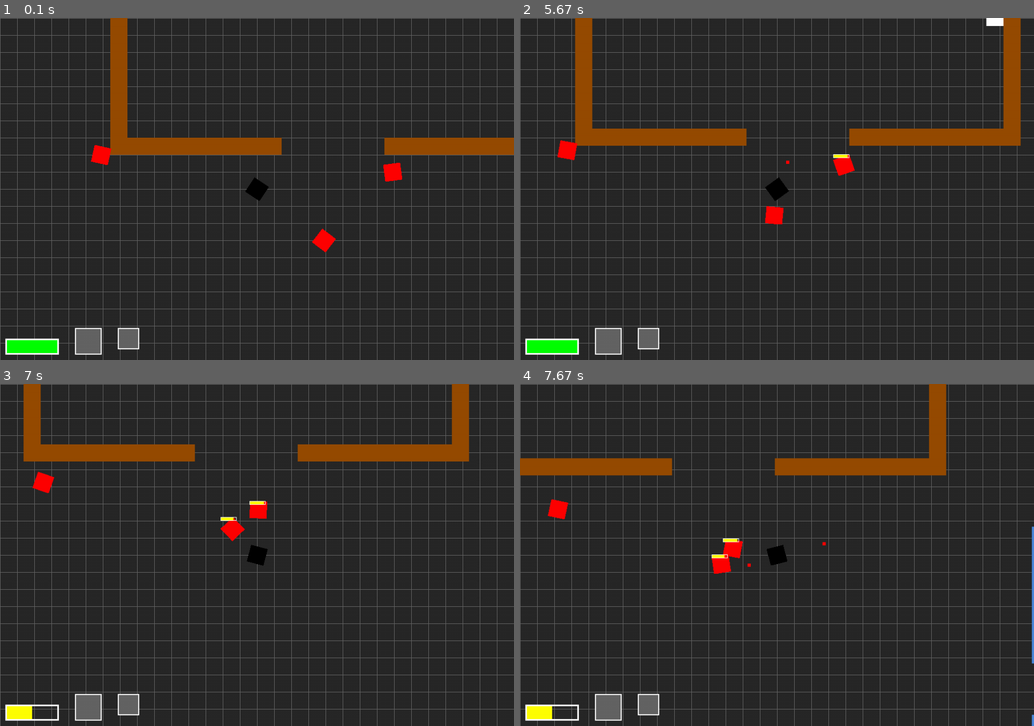
Above: before the commit, frames 1-4 (two rows, left to right).
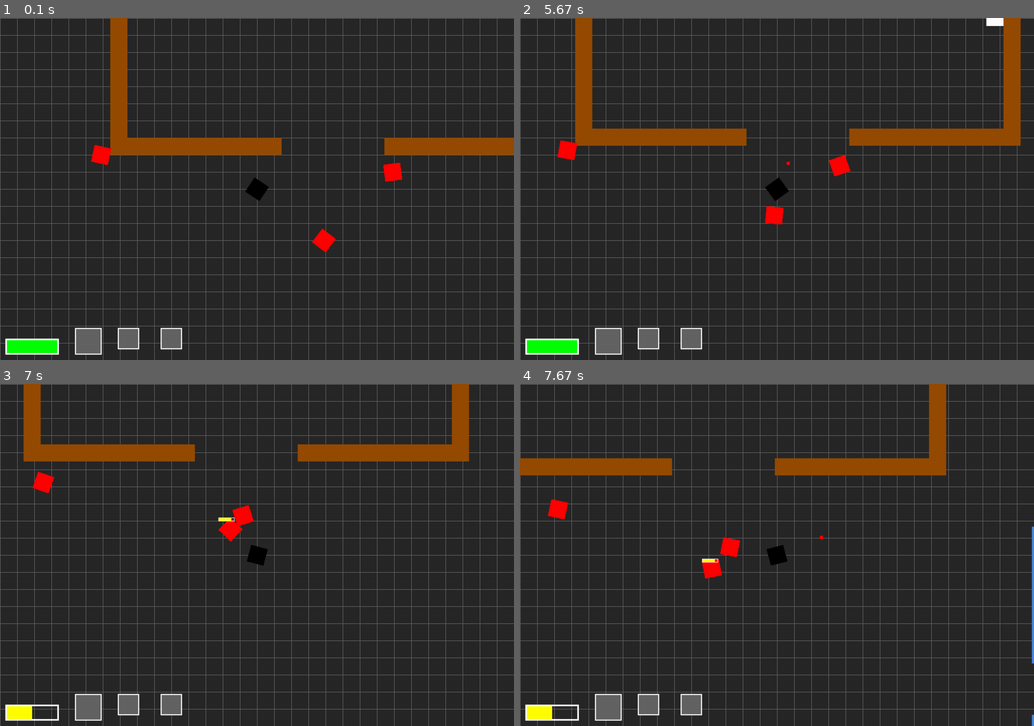
Above: after the commit, the same moments.

Repository: kangshwan/coop_pygame
Game: pygame game, started from main.py
The game is run twice, just before and just after one commit, with the same random seed, the same clock (stepped at 60 frames per second) and the same inputs.
Inputs (mouse positions are in pixels of both pictures, inside the frame that each line leads up to):
- Up to frame 1 (0.1 s): no input
- Up to frame 2 (5.67 s): hold 3 0.33-0.8 s; hold D 0.33-0.8 s; move the mouse to (756, 202) at 0.37 s; press the mouse at (617, 137) at 0.87 s; move the mouse to (617, 202) at 0.97 s; release the mouse at (617, 267) at 1.1 s; hold 2 1.17-1.63 s; hold D 1.17-1.63 s; click (854, 69) at 1.25 s; hold D 1.67-2.13 s; click (643, 62) at 1.75 s; hold W 2.17-2.47 s; click (591, 178) at 2.25 s; hold D 2.5-2.97 s; click (777, 230) at 2.58 s; hold A 3-3.53 s; click (910, 243) at 3.08 s; hold S 3.57-3.87 s; click (879, 161) at 3.65 s; hold A 3.9-4.3 s; click (581, 113) at 3.98 s; hold W 4.33-4.7 s; click (607, 223) at 4.42 s; hold D 4.73-5.37 s; click (956, 257) at 4.82 s; hold S from 5.4 s (still down); click (890, 103) at 5.48 s
- Up to frame 3 (7 s): release S at 5.77 s; hold A 5.8-6.27 s; click (113, 592) at 5.88 s; move the mouse to (97, 503) at 6.3 s; press the mouse at (97, 503) at 6.33 s; move the mouse to (118, 513) at 6.43 s; release the mouse at (143, 527) at 6.57 s; hold D from 6.63 s (still down); click (395, 589) at 6.72 s
- Up to frame 4 (7.67 s): release D at 7.1 s; hold W 7.13-7.43 s; click (884, 510) at 7.22 s; tap 3 at 7.28 s; hold D from 7.47 s (still down); click (674, 582) at 7.55 s

The runs differ from the first frame. In frame 1, 0.3% of the frame differs, in the area x 31-36%, y 90-97%; in frame 2, 0.4%; in frame 3, 0.7%, in the area x 31-52%, y 34-97%; in frame 4, 0.7%.

Commit message:
added sniper weapon

Diff:
--- a/main.py
+++ b/main.py
@@ -128,10 +128,16 @@
             self.player.pos += vec(ENEMY_KNOCKBACK, 0).rotate(-hits[0].rot)
 
         # bullet hit the mob
-        hits = pg.sprite.groupcollide(self.enemys, self.bullets, False, True)
-        for hit in hits:
-            hit.health -= WEAPONS[self.player.weapon]['damage'] * len(hits[hit])
-            hit.vel = vec(0, 0)
+        if self.player.gun_select == 2:
+            hits = pg.sprite.groupcollide(self.enemys, self.bullets, False, False)
+            for hit in hits:
+                hit.health -= WEAPONS[self.player.weapon]['damage']
+                hit.vel = vec(0, 0)
+        else:
+            hits = pg.sprite.groupcollide(self.enemys, self.bullets, False, True)
+            for hit in hits:
+                hit.health -= WEAPONS[self.player.weapon]['damage'] * len(hits[hit])
+                hit.vel = vec(0, 0)
 
         # explosion hit the player
         hits = pg.sprite.pygame.sprite.spritecollide(self.player, self.explode, False, collide_hit_rect)
--- a/setting.py
+++ b/setting.py
@@ -63,7 +63,7 @@
 WEAPONS['sniper'] = {'bullet_speed': 500,
                      'bullet_lifetime': 1000,
                      'rate': 1500,
-                     'damage': 40,
+                     'damage': 13,
                      'spread': 0,
                      'bullet_size': (3,3),
                      'bullet_count': 1}
--- a/sprites.py
+++ b/sprites.py
@@ -59,7 +59,7 @@
         self.acc = vec(0,0)
         self.rot = 0
         self.last_shot = 0
-        self.gun_status = [[True,1], [False, 0]]
+        self.gun_status = [[True,1], [False, 0],[False, 0]]
         self.gun_select = 0
         self.last_grenade = 0
         #0 is pistol 1 is shotgun
@@ -84,9 +84,11 @@
             self.weapon = 'pistol'
             # 총기를 잘 집었는지 출력
         if keys[pg.K_2]:
-            self.gun=[False,True]
             self.gun_select = 1
             self.weapon = 'shotgun'
+        if keys[pg.K_3]:
+            self.gun_select = 2
+            self.weapon = 'sniper'
         if keys[pg.K_a]:
             self.acc.x = -PLAYER_ACC
         if keys[pg.K_d]:
@@ -102,7 +104,10 @@
                 if self.gun_status[0][0] == True:
                     self.shoot(self.gun_select)
             elif self.gun_select == 1:
-                if self.gun_status[1][0] == True:
+                if self.gun_status[self.gun_select][0] == True:
+                    self.shoot(self.gun_select)
+            elif self.gun_select == 2:
+                if self.gun_status[self.gun_select][0] == True:
                     self.shoot(self.gun_select)
 
         if key[2]:
@@ -196,7 +201,8 @@
             print('collide!')
             self.max_speed = 10
             self.last_speed = pg.time.get_ticks()
-            self.gun_status[1] = [True, 120]
+            self.gun_status[1] = [True, 240]
+            self.gun_status[2] = [True, 10]
 
     def rotate(self):
         # The vector to the target (the mouse position).
